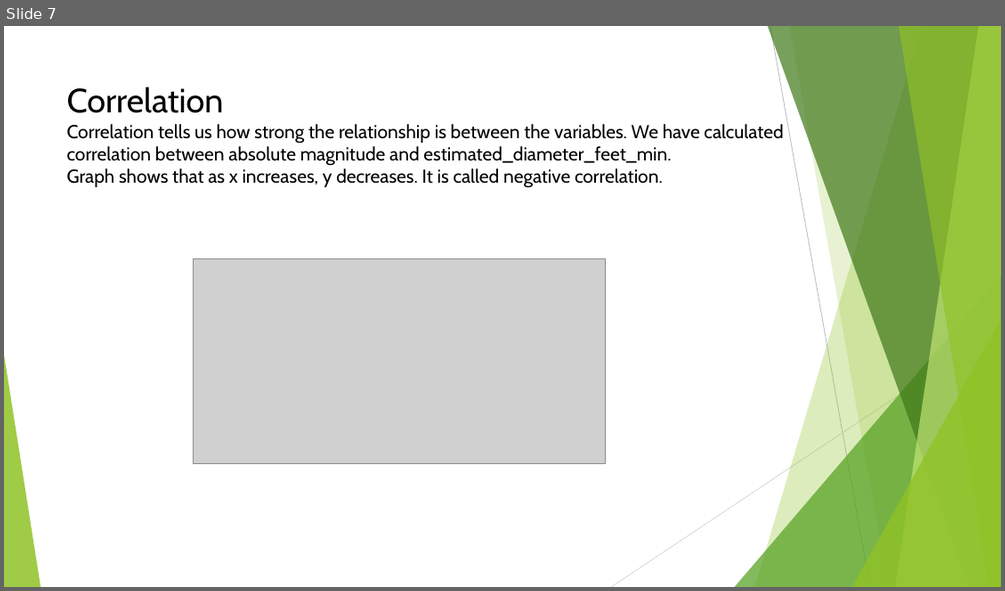
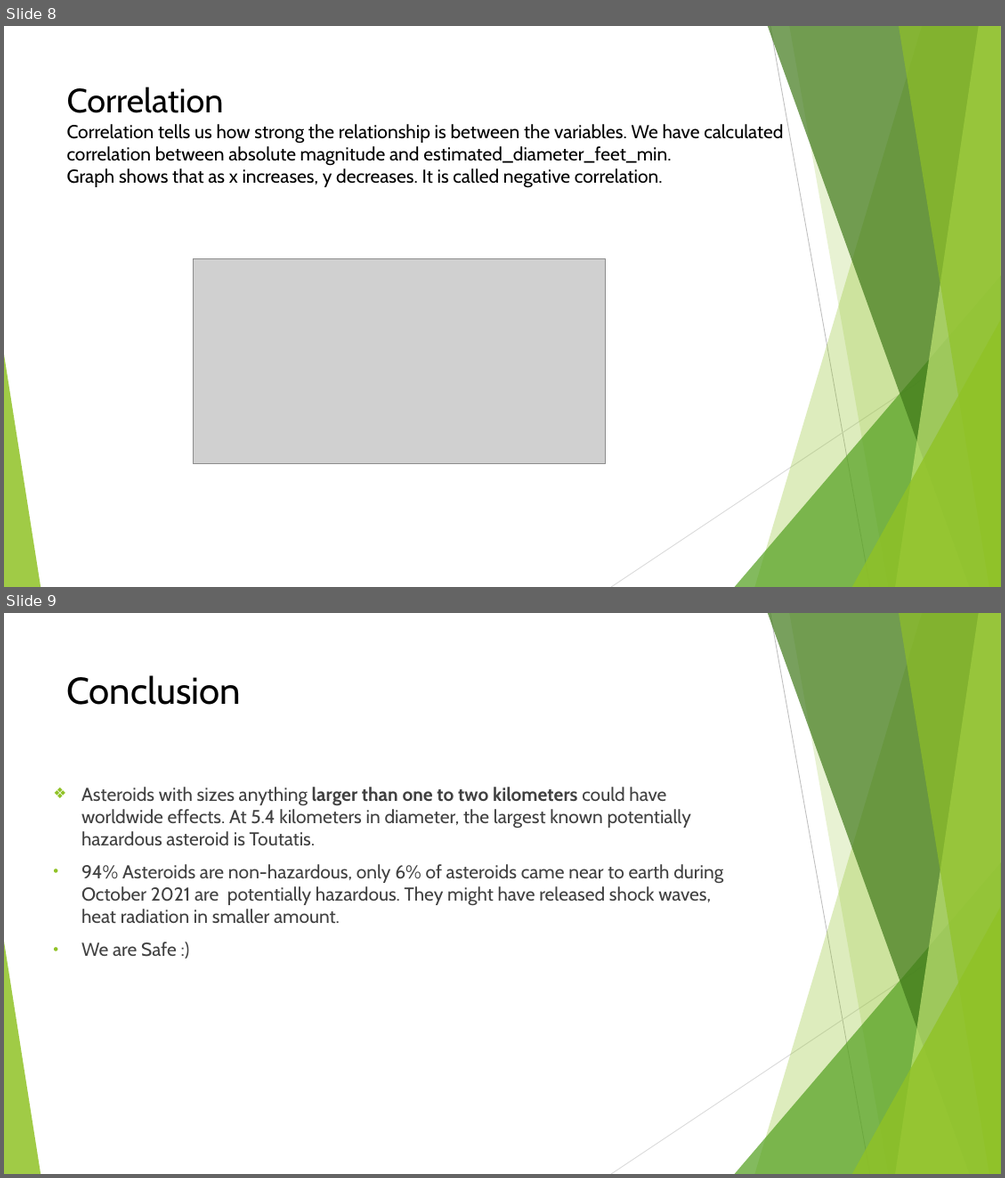
Before and after one commit to mangaioct6/Exploratory_project, a slide deck: ExploratoryProjectSlides.pptx. Shown one above the other, each under a label of ours: slide 7 before the commit, slides 8 and 9 after it. The pictures are 1005x591 and 1005x1178 pixels, drawn with LibreOffice and Linux fonts; fonts in the diff are those of the drawing; grey boxes stand for pictures. Boxes give left, top, right and bottom in pixels: in the first picture for what was removed or moved away, otherwise in the second. Text is boxed around its words. In the diff, an @@ line names an element or a change of style, - is before the commit and + after.

```diff
--- a/ExploratoryProjectSlides.pptx
+++ b/ExploratoryProjectSlides.pptx
@@ slide 9 added at [4, 613, 1001, 1174], background #FFFFFF; not listed: 10 template elements that a slide beside it also shows @@
@@ title added at [67, 675, 242, 705], 36 pt, text #000000 @@
+Conclusion
@@ text added at [81, 787, 723, 957], 18 pt, text #404040 @@
+❖ Asteroids with sizes anything larger than one to two kilometers could have worldwide effects. At 5.4 kilometers in diameter, the largest known potentially hazardous asteroid is Toutatis.
+• 94% Asteroids are non-hazardous, only 6% of asteroids came near to earth during October 2021 are potentially hazardous. They might have released shock waves, heat radiation in smaller amount.
+• We are Safe :)
@@ what was slide 7 is now slide 8 @@
```
Also in this commit, not shown: 1 other slide added.
